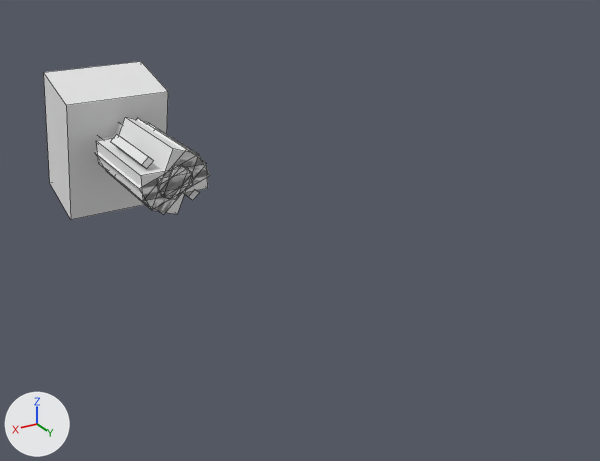
A saved change to the OBJ model src/main/resources/assets/mareeletrica/models/block/paint_p90_view_1.obj.
Both versions are drawn from a 50 mm lens placed at (0.759, 0.63, 0.656), pointed at (0.446, 0.108, 0.395). Lighting does not change. The marker at lower left points along +X, +Y and +Z. The first picture is the older version. Mesh edges are drawn as thin lines. Where no turn or scale is listed for an object, it has been applied to the vertices. Vertices at exactly the same position are counted once.

Objects in the first picture: 'paint_p90_view_1'.
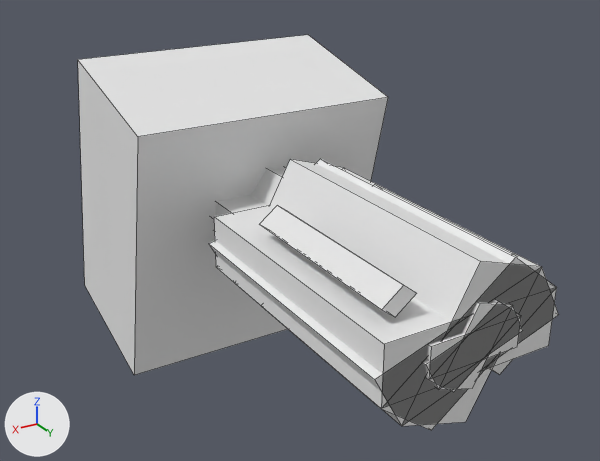
Changed parts and their boxes (x1, y1, x2, y2) in the pictures (600 x 461 px; the box of a moved part takes in the faces that stretch with it):
'paint_p90_view_1', reshaped (189% wider, 149% taller): before (44, 61, 210, 219); after (78, 35, 559, 430)
part 1 of me_paint_p90_view_1, moved or reshaped: before (111, 134, 154, 169); after (259, 205, 417, 317)
part 2 of me_paint_p90_view_1, moved or reshaped: before (114, 177, 146, 204); after (267, 311, 373, 402)
part 3 of me_paint_p90_view_1, moved or reshaped: before (185, 191, 199, 200); after (492, 360, 512, 375)
part 4 of me_paint_p90_view_1, moved or reshaped: before (156, 128, 191, 151); after (374, 184, 517, 257)
part 5 of me_paint_p90_view_1, moved or reshaped: before (157, 165, 193, 200); after (426, 299, 521, 392)
part 6 of me_paint_p90_view_1, moved or reshaped: before (157, 165, 194, 200); after (423, 302, 523, 390)
part 7 of me_paint_p90_view_1, moved or reshaped: before (44, 61, 168, 219); after (78, 35, 388, 375)
part 8 of me_paint_p90_view_1, moved or reshaped: before (95, 117, 210, 214); after (209, 159, 559, 426)
part 9 of me_paint_p90_view_1, moved or reshaped (mostly hidden before): before (114, 123, 123, 136); after (211, 169, 284, 221)
part 10 of me_paint_p90_view_1, added: after (214, 159, 557, 430)
part 11 of me_paint_p90_view_1, deleted: before (96, 118, 208, 215)
part 12 of me_paint_p90_view_1, deleted (mostly hidden): before (99, 135, 115, 140)
part 13 of me_paint_p90_view_1, added: after (214, 168, 286, 231)

Patch to the scene script:
```diff
--- a/src/main/resources/assets/mareeletrica/models/block/paint_p90_view_1.obj.py
+++ b/src/main/resources/assets/mareeletrica/models/block/paint_p90_view_1.obj.py
@@ me_paint_p90_view_1 @@
 # used by ob_paint_p90_view_1; location = (0.0, 0.0, 0.0)
-me_paint_p90_view_1.from_pydata(...)  # 116 vertices, 97 faces; spans x 0.448..0.552, y -0.248..-0.011, z 0.326..0.472
+me_paint_p90_view_1.from_pydata(...)  # 114 vertices, 97 faces; spans x 0.406..0.594, y 0.006..0.369, z 0.314..0.537
+# me_paint_p90_view_1 part 1: the loose piece of 8 vertices spanning x 0.515..0.526, y -0.101..-0.021, z 0.422..0.433 is scaled about its middle by (1.81, 1.53, 1.53), then moved by (0.017, 0.353, 0.041)
+# me_paint_p90_view_1 part 2: the loose piece of 8 vertices spanning x 0.515..0.526, y -0.101..-0.021, z 0.385..0.395 is scaled about its middle by (1.81, 1.53, 1.53), then moved by (0.017, 0.353, 0.021)
+# me_paint_p90_view_1 part 3: the loose piece of 8 vertices spanning x 0.474..0.485, y -0.101..-0.021, z 0.385..0.395 is scaled about its middle by (1.81, 1.53, 1.53), then moved by (-0.017, 0.353, 0.021)
+# me_paint_p90_view_1 part 4: the loose piece of 8 vertices spanning x 0.474..0.485, y -0.101..-0.021, z 0.422..0.433 is scaled about its middle by (1.81, 1.53, 1.53), then moved by (-0.017, 0.353, 0.041)
+# me_paint_p90_view_1 part 5: the loose piece of 12 vertices spanning x 0.484..0.516, y -0.013..-0.011, z 0.394..0.423 is scaled about its middle by (1.81, 1.53, 1.53), then moved by (0.0, 0.379, 0.031)
+# me_paint_p90_view_1 part 6: the loose piece of 12 vertices spanning x 0.483..0.517, y -0.013..-0.011, z 0.393..0.425 is scaled about its middle by (1.81, 1.53, 1.53), then moved by (0.0, 0.379, 0.031)
+# me_paint_p90_view_1 part 7: the loose piece of 8 vertices spanning x 0.448..0.552, y -0.248..-0.144, z 0.326..0.472 is scaled about its middle by (1.81, 1.53, 1.53), then moved by (0.0, 0.281, 0.026)
+# me_paint_p90_view_1 part 8: the loose piece of 12 vertices spanning x 0.467..0.533, y -0.13..-0.013, z 0.379..0.439 is scaled about its middle by (1.81, 1.53, 1.53), then moved by (0.0, 0.348, 0.031)
+# me_paint_p90_view_1 part 9: the loose piece of 12 vertices spanning x 0.478..0.522, y -0.218..-0.071, z 0.389..0.429 is scaled about its middle by (1.81, 1.53, 1.53), then moved by (0.0, 0.309, 0.031)
+# me_paint_p90_view_1 part 10: a new loose piece of 14 vertices spanning x 0.444..0.556, y 0.186..0.366, z 0.397..0.483, in mat_paint (its picture is missing)
+# me_paint_p90_view_1 part 11: the loose piece of 12 vertices spanning x 0.469..0.531, y -0.13..-0.013, z 0.381..0.437 is deleted
+# me_paint_p90_view_1 part 12: the loose piece of 8 vertices spanning x 0.48..0.52, y -0.218..-0.071, z 0.401..0.416 is deleted
+# me_paint_p90_view_1 part 13
+# 6 vertices are added at (0.463, 0.051, 0.428), (0.463, 0.051, 0.452), (0.537, 0.051, 0.428), (0.537, 0.051, 0.452), (0.485, 0.051, 0.468), (0.515, 0.051, 0.412)
+# 6 new vertices lie (0.0, 0.225, 0.0) away from vertices in x 0.463..0.537, y 0.051, z 0.412..0.468
+# 10 new faces join them
+# other edits to the shape of me_paint_p90_view_1 do not show in these pictures
 me_paint_p90_view_1.materials.append(mat_paint)
```
